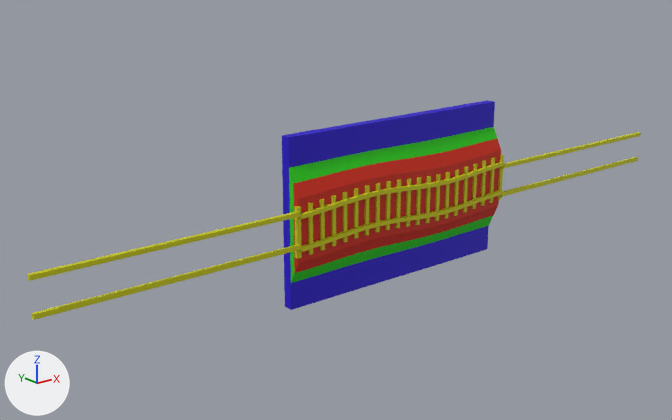
One commit to the OBJ model data/railsim/test/modeshape/shape17.obj: the scene before it, then after it.
One viewpoint serves both versions: a camera (50 mm lens) standing at (-10.8, -31.0, 12.9) and looking at (16.0, 2.4, -0.4). The axes (+X, +Y, +Z) are drawn at lower left. The lights are the same throughout. Where no turn or scale is listed for an object, it has been applied to the vertices. Vertices at the same position are counted once.

In view in the first picture: 'shape17'.
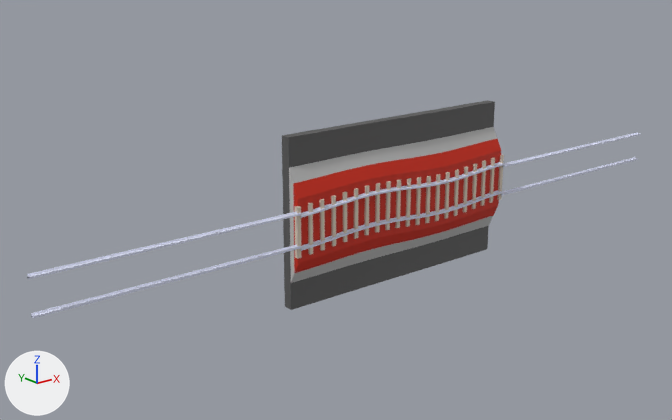
Where the change shows, as pixel boxes (x1, y1, x2, y2) in the pictures (672 x 420 px):
```json
{"object": "shape17", "change": "recoloured, reshaped", "before": [27, 100, 641, 320], "after": [27, 100, 641, 318]}
{"part": 1, "of": "me_shape17", "change": "built on", "before": [27, 132, 641, 320], "after": [27, 132, 641, 318]}
{"part": 2, "of": "me_shape17", "change": "recoloured", "before": [294, 155, 504, 259], "after": [294, 155, 504, 259], "on screen": "yellow to grey"}
```

The change, as JSON lines over the scene's bpy script:
```json
{"op": "set", "path": "mat_green.base_color", "old": "(0.0166, 0.592, 0.0)", "new": "(0.5, 0.5, 0.5)", "note": "green #23ca00 -> grey #bcbcbc"}
{"op": "set", "path": "mat_blue.base_color", "old": "(0.0166, 0.0, 0.592)", "new": "(0.1, 0.1, 0.1)", "note": "blue #2300ca -> dark grey #595959"}
{"op": "add", "block": "mat_sleepers", "code": ["mat_sleepers = principled_material('sleepers')", "mat_sleepers.base_color = (0.7, 0.6, 0.5)  # light grey #dacbbc", "mat_sleepers.roughness = 1.0"]}
{"op": "add", "block": "mat_rails", "code": ["mat_rails = principled_material('rails')", "mat_rails.base_color = (0.7, 0.73, 0.9)  # white #dadef3", "mat_rails.roughness = 1.0"]}
{"block": "me_shape17", "where": "# used by ob_shape17; location = (0.0, 0.0, 0.0)"}
{"op": "remove", "block": "me_shape17", "code": "me_shape17.from_pydata(...)  # 6122 vertices, 6417 faces; spans x 0.0..37.0, y -0.1..1.2, z -4.0..4.0"}
{"op": "add", "block": "me_shape17", "code": "me_shape17.from_pydata(...)  # 6662 vertices, 6831 faces; spans x 0.0..37.0, y -0.1..1.2, z -4.0..4.0"}
{"block": "me_shape17", "change": "me_shape17 part 1: 105 vertices moved within x 0.0..37.0, y -0.1..0.1, z -0.9..0.9; 88 vertices removed from x 0.0..37.0, y -0.1, z -1.0..1.0; 628 vertices added at x 0.0..37.0, y -0.1..0.1, z -0.9..0.9"}
{"block": "me_shape17", "change": "me_shape17 part 2: 1471 faces spanning x 11.9..25.1, y 0.0..0.2, z -1.3..1.3 switch from mat_yellow (yellow #caca00) to mat_sleepers (light grey #dacbbc)"}
{"op": "add", "block": "me_shape17", "code": "me_shape17.materials.append(mat_rails)  # white #dadef3"}
```
